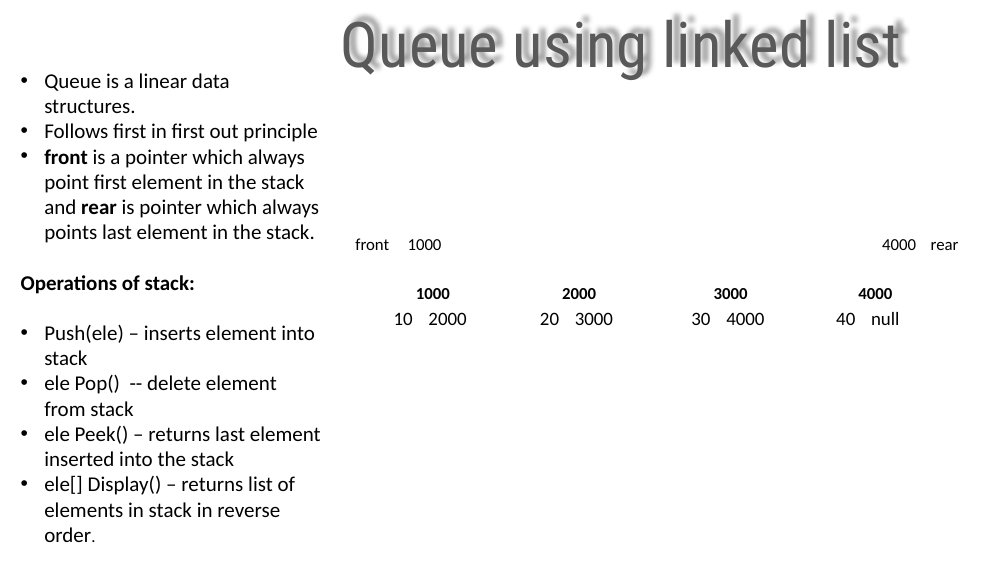
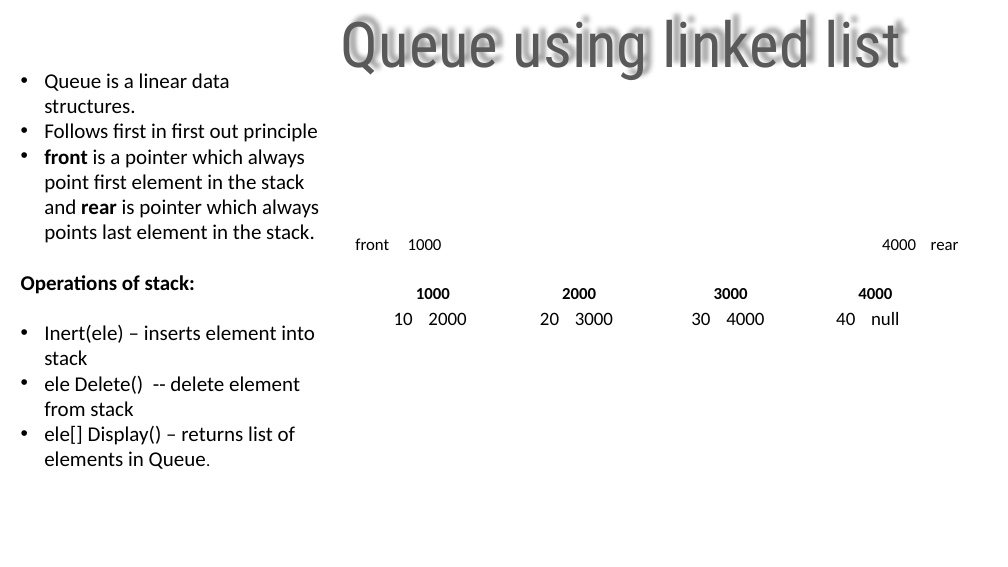
Before and after one commit to visweswarpenti/Trainings, a slide deck: slide 1 of Data Structures using C#/data-structures-using-.net-core-csharp/Linked List/Queue Using Linked List/Queue Using Linked List.pptx. Drawn at 1008x567 pixels with LibreOffice and Linux fonts; fonts in the diff are those of the drawing; background and template pictures are left out. Boxes give left, top, right and bottom in pixels: in the first picture for what was removed or moved away, otherwise in the second. Text is boxed around its words. In the diff, an @@ line names an element or a change of style, - is before the commit and + after.

Commit message:
double linked list changes : VP

```diff
--- a/Data Structures using C#/data-structures-using-.net-core-csharp/Linked List/Queue Using Linked List/Queue Using Linked List.pptx
+++ b/Data Structures using C#/data-structures-using-.net-core-csharp/Linked List/Queue Using Linked List/Queue Using Linked List.pptx
@@ text at [44,325,315,469]: text changed @@
-• Push(ele) – inserts element into stack
-• ele Pop() -- delete element from stack
-• ele Peek() – returns last element inserted into the stack
-• ele[] Display() – returns list of elements in stack in reverse order.
+• Inert(ele) – inserts element into stack
+• ele Delete() -- delete element from stack
+• ele[] Display() – returns list of elements in Queue.
```
Also in this commit, not shown: 9 other files.
